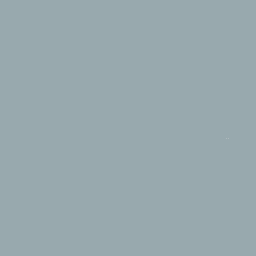
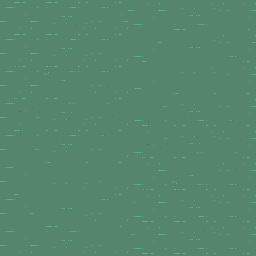
The second 256×256 image is a revision of the first. Changes to its layers:
added layer "Pasted Layer #1" (80%) above "Pasted Layer" over (0, 0, 256, 256)
"Pasted Layer": opacity 49% → 69%, painted on it over (0, 0, 256, 256)
